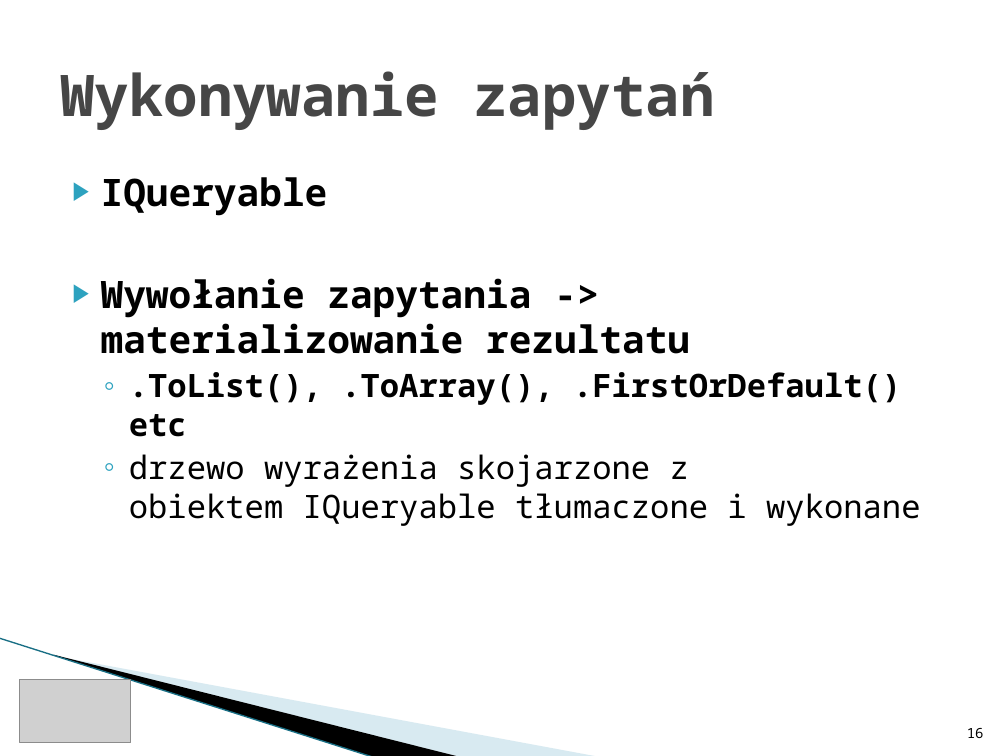
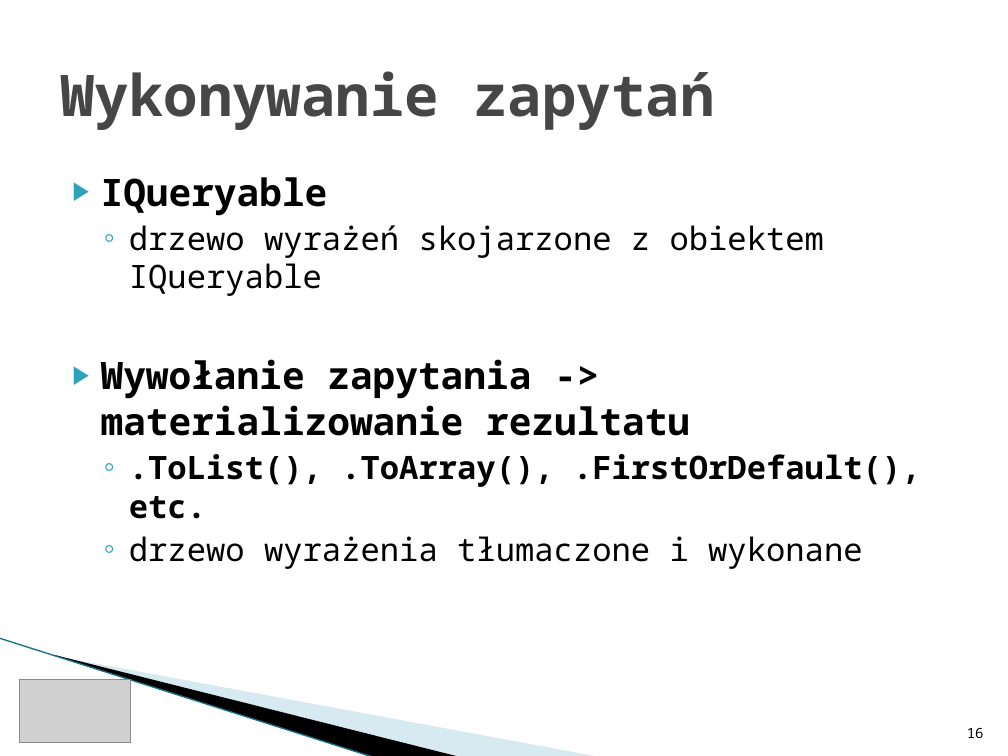
Before and after one commit to rwoszczyk/Training, a slide deck: slide 16 of ItKrd_EF.pptx. Drawn at 1008x756 pixels with LibreOffice and Linux fonts; fonts in the diff are those of the drawing; grey boxes stand for pictures; background and template pictures are left out. Boxes give left, top, right and bottom in pixels: in the first picture for what was removed or moved away, otherwise in the second. Text is boxed around its words. In the diff, an @@ line names an element or a change of style, - is before the commit and + after.

```diff
--- a/ItKrd_EF.pptx
+++ b/ItKrd_EF.pptx
@@ text at <box>129,225,824,296</box>: paragraph added @@
+  ◦ drzewo wyrażeń skojarzone z obiektem IQueryable
@@ text at <box>129,454,921,569</box>: text changed; bold on @@
-  ◦ .ToList(), .ToArray(), .FirstOrDefault() etc
-  ◦ drzewo wyrażenia skojarzone z obiektem IQueryable tłumaczone i wykonane
+  ◦ .ToList(), .ToArray(), .FirstOrDefault(), etc.
+  ◦ drzewo wyrażenia tłumaczone i wykonane
```
Also in this commit, not shown: 12 other slides changed, 5 slides added, 2 slides removed, 13 other files.
